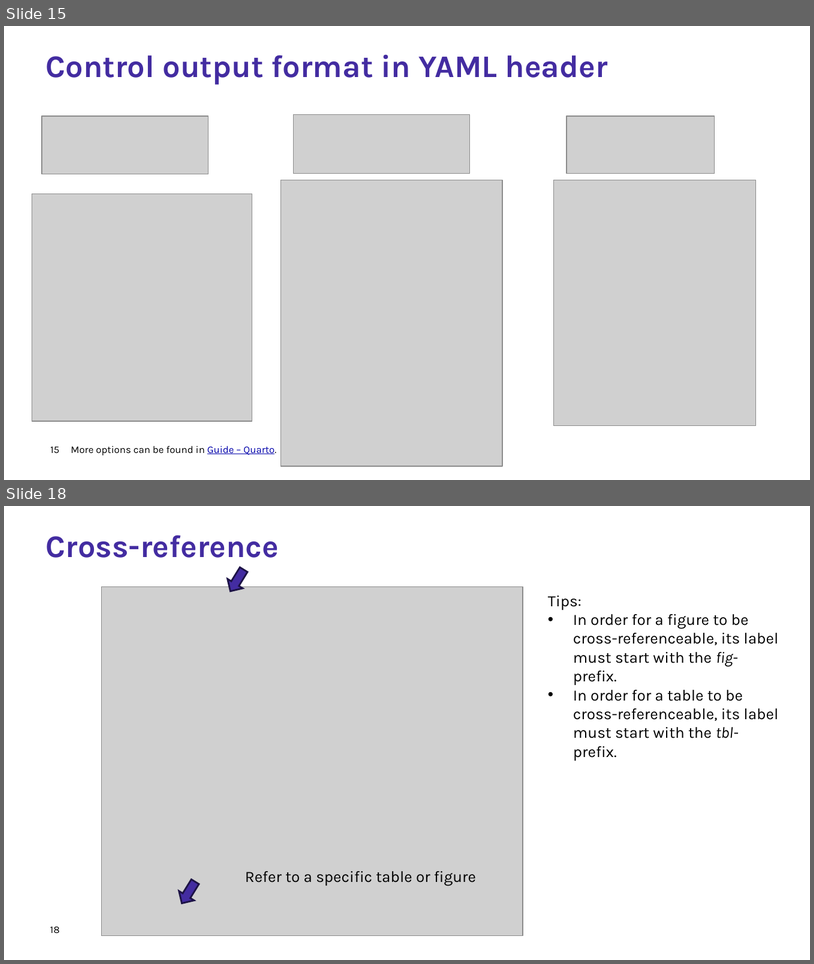
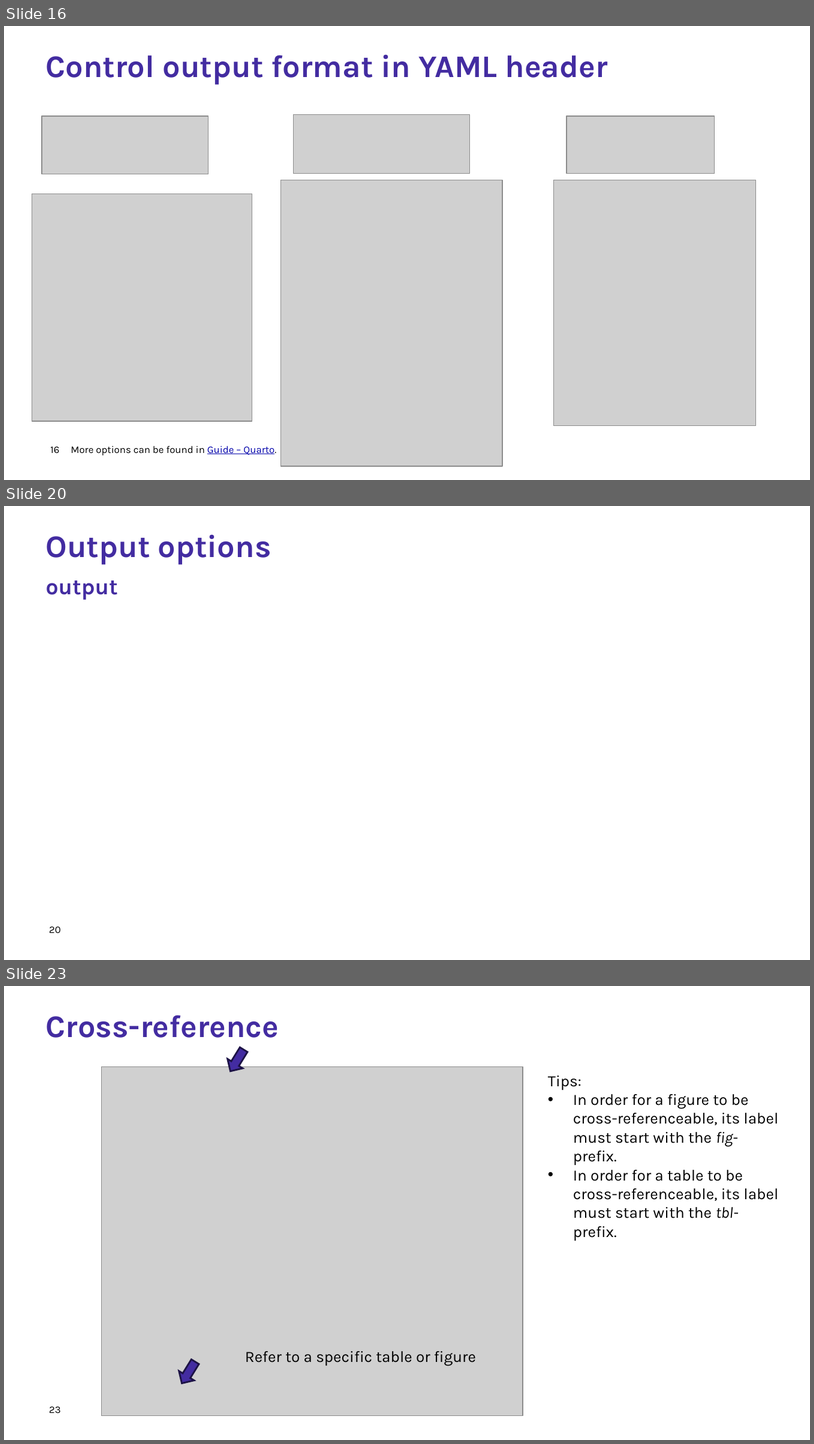
Before and after one commit to Research-IT-Swiss-TPH/quarto-workshop-2026, a slide deck: slides/lecture.pptx. Shown one above the other, each under a label of ours: slides 15 and 18 before the commit, slides 16, 20 and 23 after it; the slides between them are not shown. The pictures are 814x964 and 814x1444 pixels, drawn with LibreOffice and Linux fonts; fonts in the diff are those of the drawing; grey boxes stand for pictures; background and template pictures are left out. Boxes give left, top, right and bottom in pixels: in the first picture for what was removed or moved away, otherwise in the second. Text is boxed around its words. In the diff, an @@ line names an element or a change of style, - is before the commit and + after.

```diff
--- a/slides/lecture.pptx
+++ b/slides/lecture.pptx
@@ slide 20 added at [4,506,810,960], background #FFFFFF @@
@@ title added at [46,534,272,565], 28 pt, text #432CA1, bold @@
+Output options
@@ text added at [46,580,118,600], 20 pt, text #432CA1, bold @@
+output
@@ page number added at [49,926,61,933], 9 pt, text #000000 @@
+20
@@ what was slide 15 is now slide 16 @@
@@ page number at [50,446,59,453]: text changed @@
-15
+16
@@ what was slide 18 is now slide 23 @@
@@ page number at [49,1406,61,1413]: text changed @@
-18
+23
```
Also in this commit, not shown: 2 slides changed, 4 other slides added.
